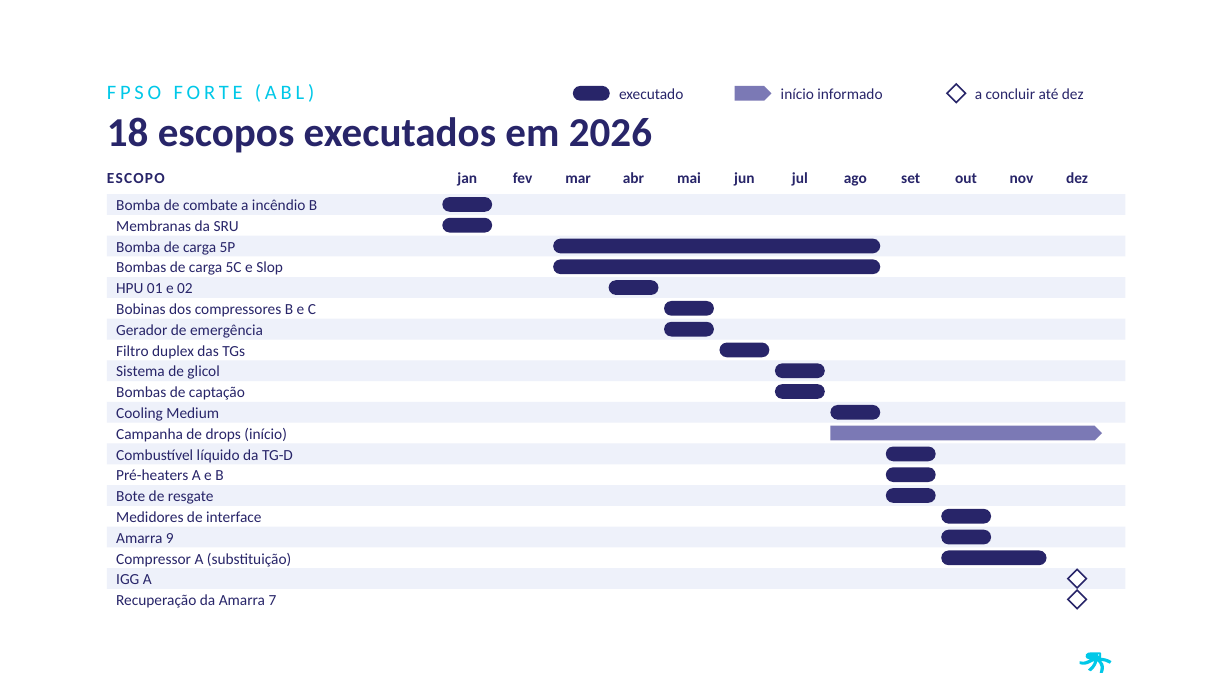
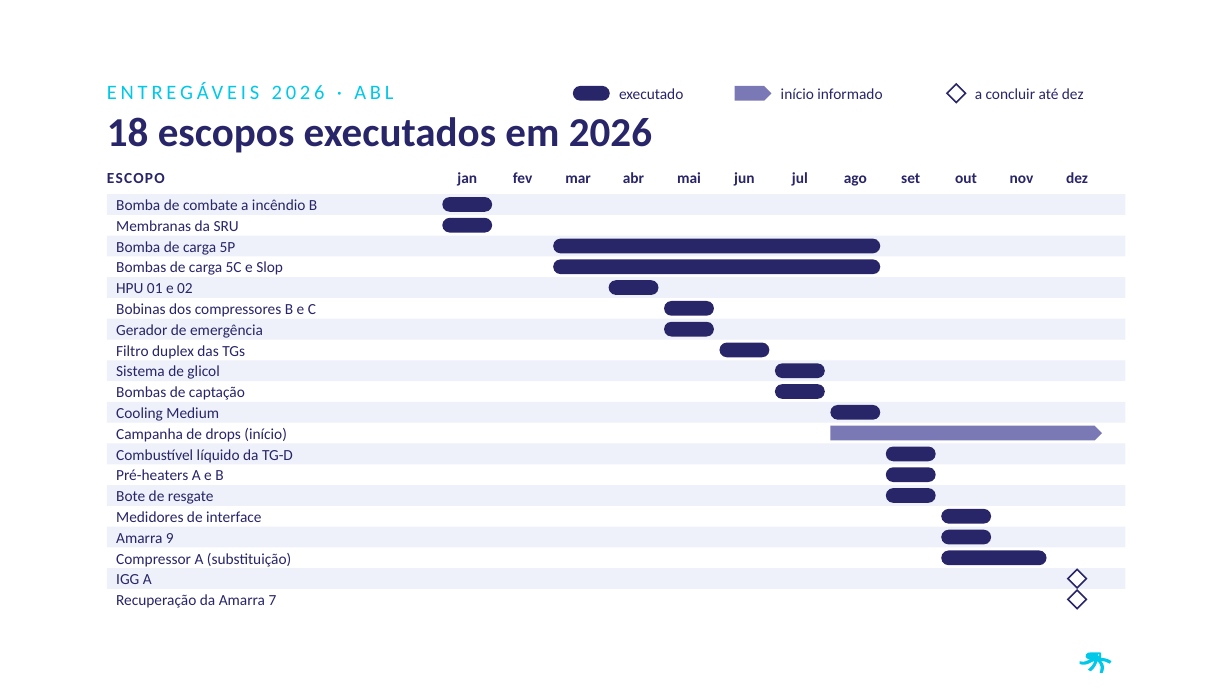
Before and after one commit to LucasRibaas/Planejamento, a slide deck: slide 5 of Investor_Day_PRIO_2026.pptx (slide 6 before the commit). Drawn at 1232x693 pixels with LibreOffice and Linux fonts; fonts in the diff are those of the drawing; background and template pictures are left out. Boxes give left, top, right and bottom in pixels: in the first picture for what was removed or moved away, otherwise in the second. Text is boxed around its words. In the diff, an @@ line names an element or a change of style, - is before the commit and + after.

```diff
--- a/Investor_Day_PRIO_2026.pptx
+++ b/Investor_Day_PRIO_2026.pptx
@@ text at <box>107,82,393,99</box>: text changed @@
-FPSO FORTE (ABL)
+ENTREGÁVEIS 2026 · ABL
```
Also in this commit, not shown: 6 other slides changed, 3 slides added, 3 slides removed.
